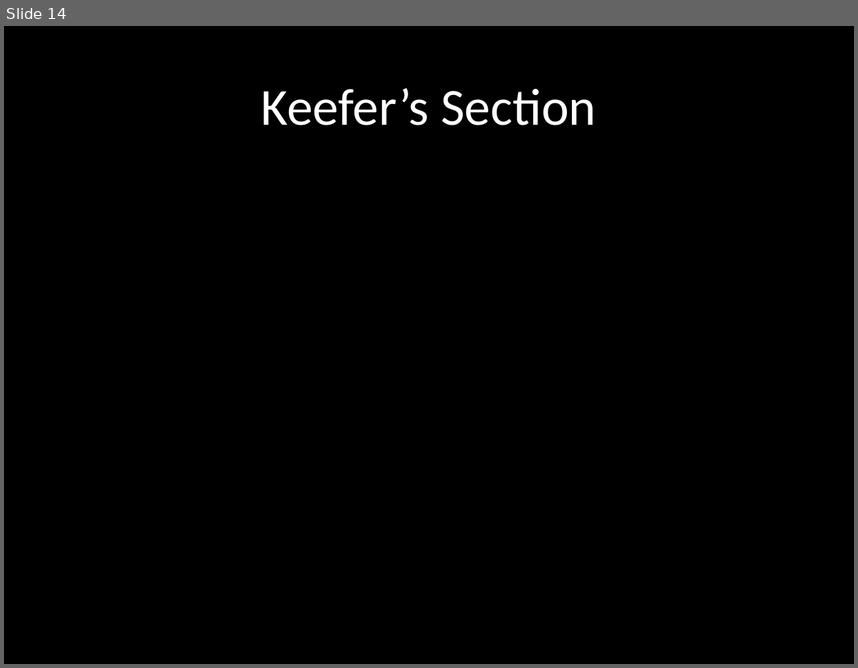
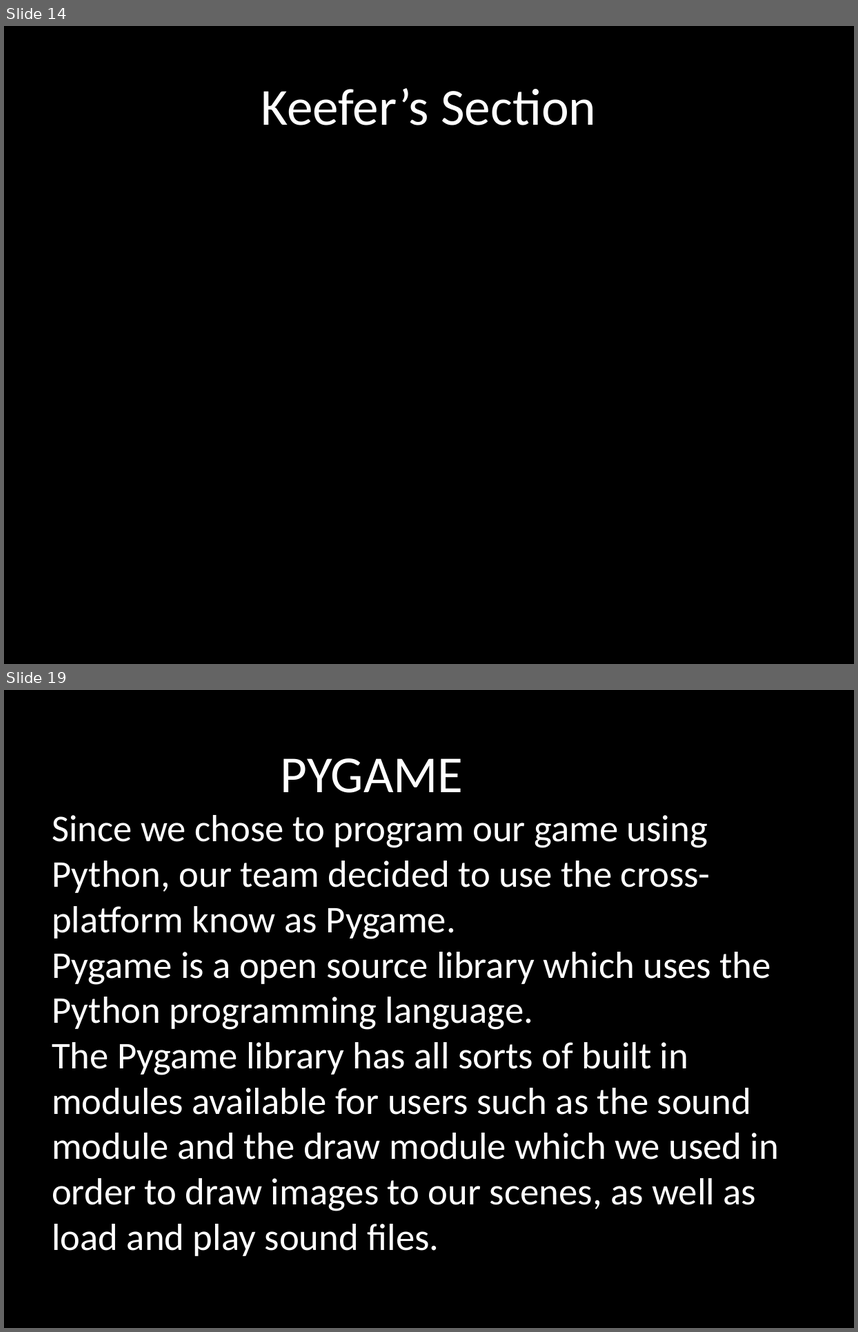
Before and after one commit to terrencepreilly/CPS410, a slide deck: final_presentation/Presentation.pptx. Shown one above the other, each under a label of ours: slide 14 before the commit, slides 14 and 19 after it; the slides between them are not shown. The pictures are 858x668 and 858x1332 pixels, drawn with LibreOffice and Linux fonts; fonts in the diff are those of the drawing. Boxes give left, top, right and bottom in pixels: in the first picture for what was removed or moved away, otherwise in the second. Text is boxed around its words. In the diff, an @@ line names an element or a change of style, - is before the commit and + after.

```diff
--- a/final_presentation/Presentation.pptx
+++ b/final_presentation/Presentation.pptx
@@ slide 19 added at [4, 690, 854, 1328], background #000000 @@
@@ title added at [281, 758, 464, 793], 44 pt, text #FFFFFF @@
+PYGAME
@@ text added at [52, 815, 779, 1256], 32 pt, text #FFFFFF @@
+Since we chose to program our game using Python, our team decided to use the cross-platform know as Pygame.
+Pygame is a open source library which uses the Python programming language.
+The Pygame library has all sorts of built in modules available for users such as the sound module and the draw module which we used in order to draw images to our scenes, as well as load and play sound files.
```
Also in this commit, not shown: 3 other slides added, 4 slides removed, 1 other file.
